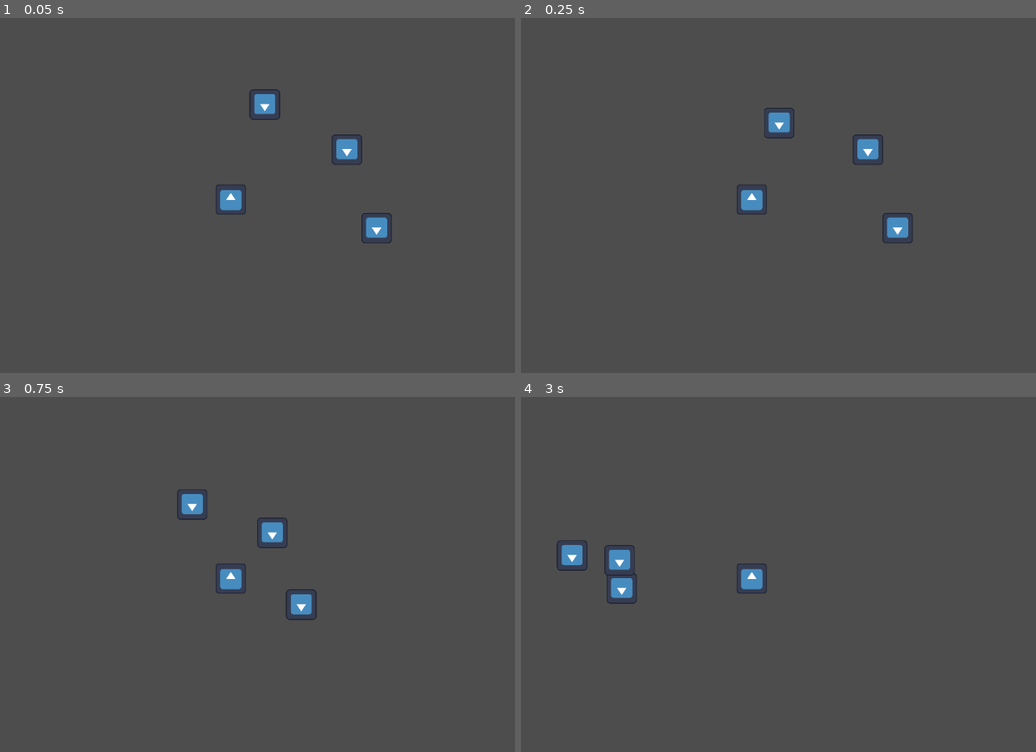
Above: before the commit, frames 1-4 (two rows, left to right).
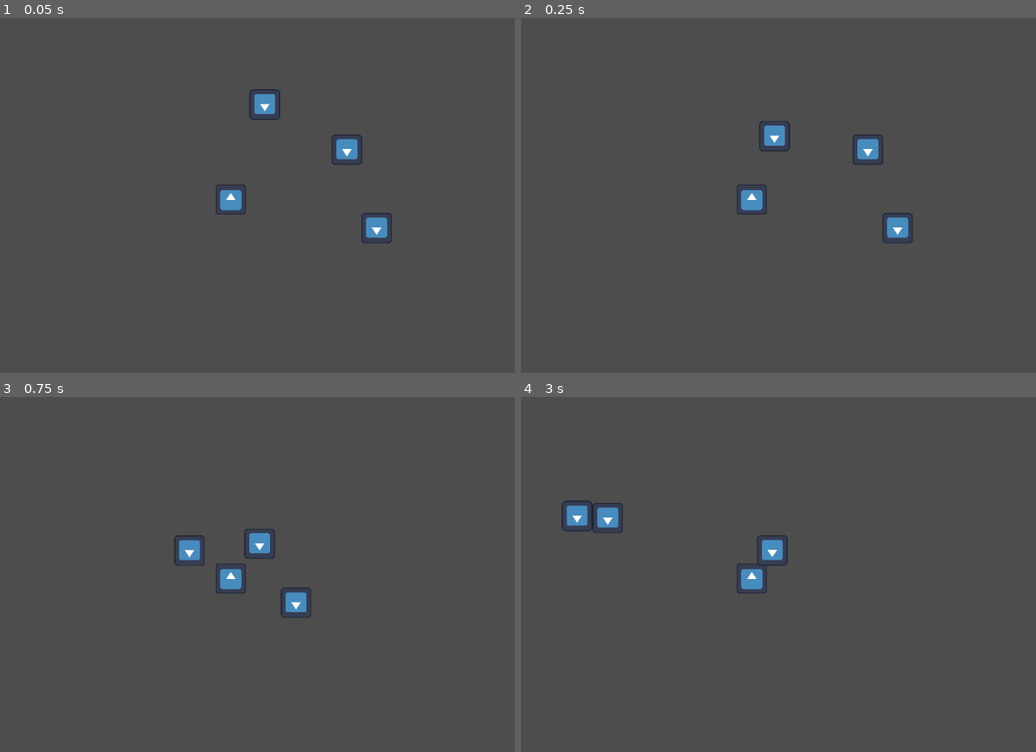
Above: after the commit, the same moments.

Repository: ethanloinguyen/Blade-of-Oneiros
Game: Godot game, scene res://scenes/ai_test.tscn
Same seed, same stepped clock (60 frames per second), same inputs: the game is played once before the commit and once after it. The engine's default icon, where the game draws it, is replaced by a stand-in: a white triangle on a blue panel in a dark square.
Inputs:
- Up to frame 1 (0.05 s): no input
- Up to frame 2 (0.25 s): no input
- Up to frame 3 (0.75 s): hold Right (ui_right) from 0.53 s (still down)
- Up to frame 4 (3 s): tap Enter at 1.25 s; release Right (ui_right) at 1.28 s; hold Down (ui_down) 1.28-2.03 s; hold Right (ui_right) 2.03-2.78 s; hold Up (ui_up) from 2.78 s (still down)

Frame 1 is identical in both runs. In frame 2, 0.5% of the frame differs, in the area x 46-54%, y 25-38%; in frame 3, 1.5%; in frame 4, 1.9%, in the area x 6-52%, y 29-59%.

Commit message:
progress on attack and health system

Diff:
--- a/Blade-of-Oneiros/scenes/test_enemy.tscn
+++ b/Blade-of-Oneiros/scenes/test_enemy.tscn
@@ -1,16 +1,22 @@
-[gd_scene load_steps=4 format=3 uid="uid://dnkyyhf64k4lu"]
+[gd_scene load_steps=7 format=3 uid="uid://dnkyyhf64k4lu"]
 
 [ext_resource type="Script" uid="uid://b3q6umnnckdre" path="res://scripts/enemy_ai/enemy.gd" id="1_mkyue"]
 [ext_resource type="Texture2D" uid="uid://cfvtplunpyvnt" path="res://icon.svg" id="2_fpxyv"]
+[ext_resource type="Script" uid="uid://cd7rxd2ibfalf" path="res://scripts/combat/hitbox.gd" id="3_fpxyv"]
+[ext_resource type="Script" uid="uid://cwcorrfft7hdn" path="res://scripts/combat/health.gd" id="3_lkcdx"]
 
 [sub_resource type="RectangleShape2D" id="RectangleShape2D_22uif"]
 size = Vector2(50, 50)
 
-[node name="TestEnemy" type="CharacterBody2D"]
+[sub_resource type="RectangleShape2D" id="RectangleShape2D_mkyue"]
+size = Vector2(140, 140)
+
+[node name="TestEnemy" type="CharacterBody2D" node_paths=PackedStringArray("attack_hitbox")]
 script = ExtResource("1_mkyue")
 activate_distance = 200.0
 speed = 300.0
-chase_leash_distance = 150.0
+chase_leash_distance = 80.0
+attack_hitbox = NodePath("AttackHitbox")
 
 [node name="CollisionShape2D" type="CollisionShape2D" parent="."]
 shape = SubResource("RectangleShape2D_22uif")
@@ -19,3 +25,19 @@
 scale = Vector2(0.425, 0.425)
 texture = ExtResource("2_fpxyv")
 flip_v = true
+
+[node name="Health" type="Area2D" parent="."]
+script = ExtResource("3_lkcdx")
+max_health = 100
+metadata/_custom_type_script = "uid://cwcorrfft7hdn"
+
+[node name="CollisionShape2D" type="CollisionShape2D" parent="Health"]
+shape = SubResource("RectangleShape2D_22uif")
+
+[node name="AttackHitbox" type="Area2D" parent="."]
+script = ExtResource("3_fpxyv")
+damage = 50
+attack_duration = 0.5
+
+[node name="CollisionShape2D" type="CollisionShape2D" parent="AttackHitbox"]
+shape = SubResource("RectangleShape2D_mkyue")
--- a/Blade-of-Oneiros/scenes/test_player.tscn
+++ b/Blade-of-Oneiros/scenes/test_player.tscn
@@ -1,7 +1,8 @@
-[gd_scene load_steps=4 format=3 uid="uid://bvf1lahvsywjg"]
+[gd_scene load_steps=5 format=3 uid="uid://bvf1lahvsywjg"]
 
-[ext_resource type="Script" path="res://scripts/test_player.gd" id="1_0ax77"]
+[ext_resource type="Script" uid="uid://d4asm02xlesb8" path="res://scripts/test_player.gd" id="1_0ax77"]
 [ext_resource type="Texture2D" uid="uid://cfvtplunpyvnt" path="res://icon.svg" id="1_e7mys"]
+[ext_resource type="Script" uid="uid://cwcorrfft7hdn" path="res://scripts/combat/health.gd" id="3_22uif"]
 
 [sub_resource type="RectangleShape2D" id="RectangleShape2D_22uif"]
 size = Vector2(50, 50)
@@ -17,4 +18,12 @@
 scale = Vector2(0.425, 0.425)
 texture = ExtResource("1_e7mys")
 
+[node name="Health" type="Area2D" parent="."]
+script = ExtResource("3_22uif")
+max_health = 100
+metadata/_custom_type_script = "uid://cwcorrfft7hdn"
+
+[node name="CollisionShape2D" type="CollisionShape2D" parent="Health"]
+shape = SubResource("RectangleShape2D_22uif")
+
 [node name="Camera2D" type="Camera2D" parent="."]
--- a/Blade-of-Oneiros/scripts/combat/health.gd
+++ b/Blade-of-Oneiros/scripts/combat/health.gd
@@ -7,7 +7,3 @@
 
 func _ready() -> void:
 	current_health = max_health
-	area_entered.connect(func(a):
-		if a is Hitbox:
-			current_health -= a.damage
-	)
--- a/Blade-of-Oneiros/scripts/combat/hitbox.gd
+++ b/Blade-of-Oneiros/scripts/combat/hitbox.gd
@@ -2,3 +2,32 @@
 extends Area2D
 
 @export var damage:int
+@export var attack_duration:float
+
+var duration_timer:Timer
+
+# list of hurboxes immune to this attack. so no attacks hit twice
+var immune_healths:Array[Health]
+
+
+func _ready() -> void:
+	area_entered.connect(func(a):
+		if a is Health and not immune_healths.has(a):
+			a.current_health -= damage
+			print("Attack hit: " + a.name)
+	)
+	duration_timer = Timer.new()
+	duration_timer.one_shot = true
+	add_child(duration_timer)
+
+
+func set_active(active:bool) -> void:
+	if active:
+		duration_timer.start(attack_duration)
+	else:
+		immune_healths.clear()
+	process_mode = PROCESS_MODE_INHERIT if active else PROCESS_MODE_DISABLED
+
+
+func is_attack_finished() -> bool:
+	return duration_timer.time_left == 0
--- a/Blade-of-Oneiros/scripts/enemy_ai/enemy.gd
+++ b/Blade-of-Oneiros/scripts/enemy_ai/enemy.gd
@@ -5,9 +5,12 @@
 @export var speed:float
 @export var chase_leash_distance:float
 
+@export var attack_hitbox:Hitbox
+
 var fsm:FSM
 var wait_state:State
 var chase_state:State
+var attack_state:State
 
 var _player:TestPlayer
 
@@ -36,6 +39,19 @@
 		,
 		Callable(),
 	)
+	attack_state = State.new(
+		"Attack",
+		func():
+		velocity = Vector2(0, 0)
+		attack_hitbox.set_active(true)
+		,
+		func(_delta:float):
+		if attack_hitbox.is_attack_finished():
+			fsm.change_state(chase_state)
+		,
+		func():
+		attack_hitbox.set_active(false)
+	)
 	fsm = FSM.new(wait_state)
 
 
